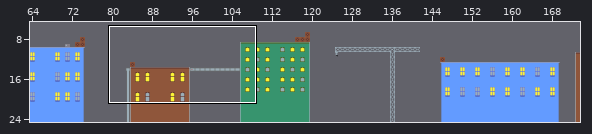
Two versions of a level (Tiled map, assets/TileMap/map1.tmx). Above: a wide view before the commit, with the close-up outlined.
Close-up. Before the edit:
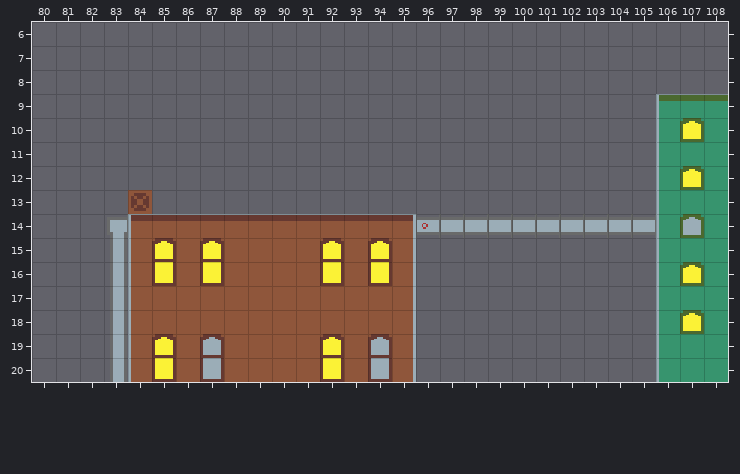
Cells are 16x16 px. Shown: x 80..108, y 6..20. The commit also changed other parts of the map, which this record leaves out.
The result:
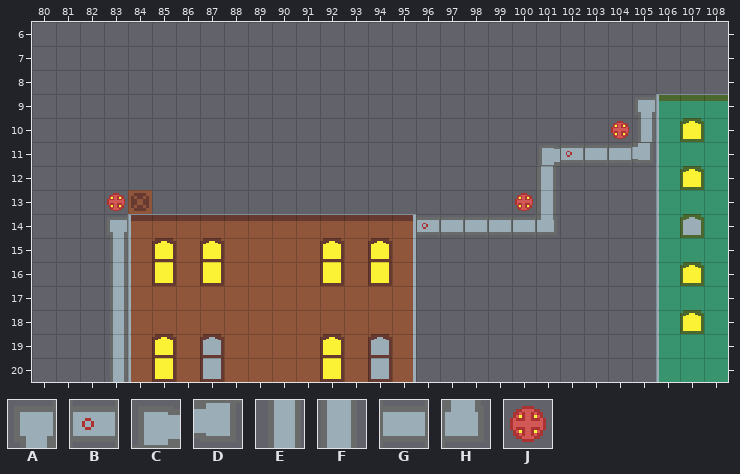
Key: from "custom_tileset": A 43, B 44, C 46 turned 270, D 46 turned 90, E 63, F 66, G 85, H 86, J 88.
_ is an empty cell, . an unchanged one.
Objects are placed by their top-left corner, in cells (3,4 is the top-left corner of cell 3,4); size is 1x1 cell unless given.
Author's note on the commit: Added Points Layer/Added Layer to JSON
From old to new:
--- layer "toplayer"
@@ x 101..105 @@
- 9 ...._
-10 ...._
-11 _____
-12 _....
-13 _....
-14 GGGGG
+ 9 ....A
+10 ....E
+11 CBGGD
+12 F....
+13 F....
+14 H____
--- layer "points" (added)
+J at 104,10
+J at 83,13
+J at 100,13
